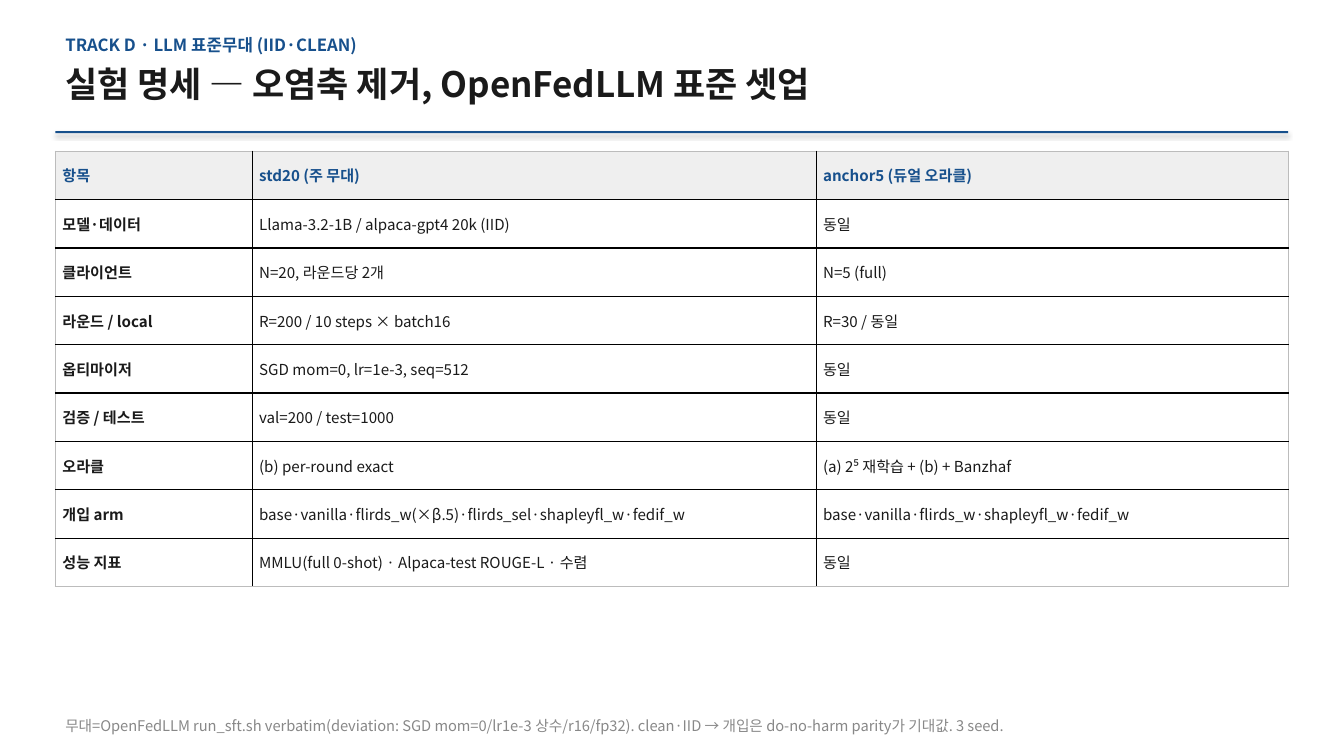
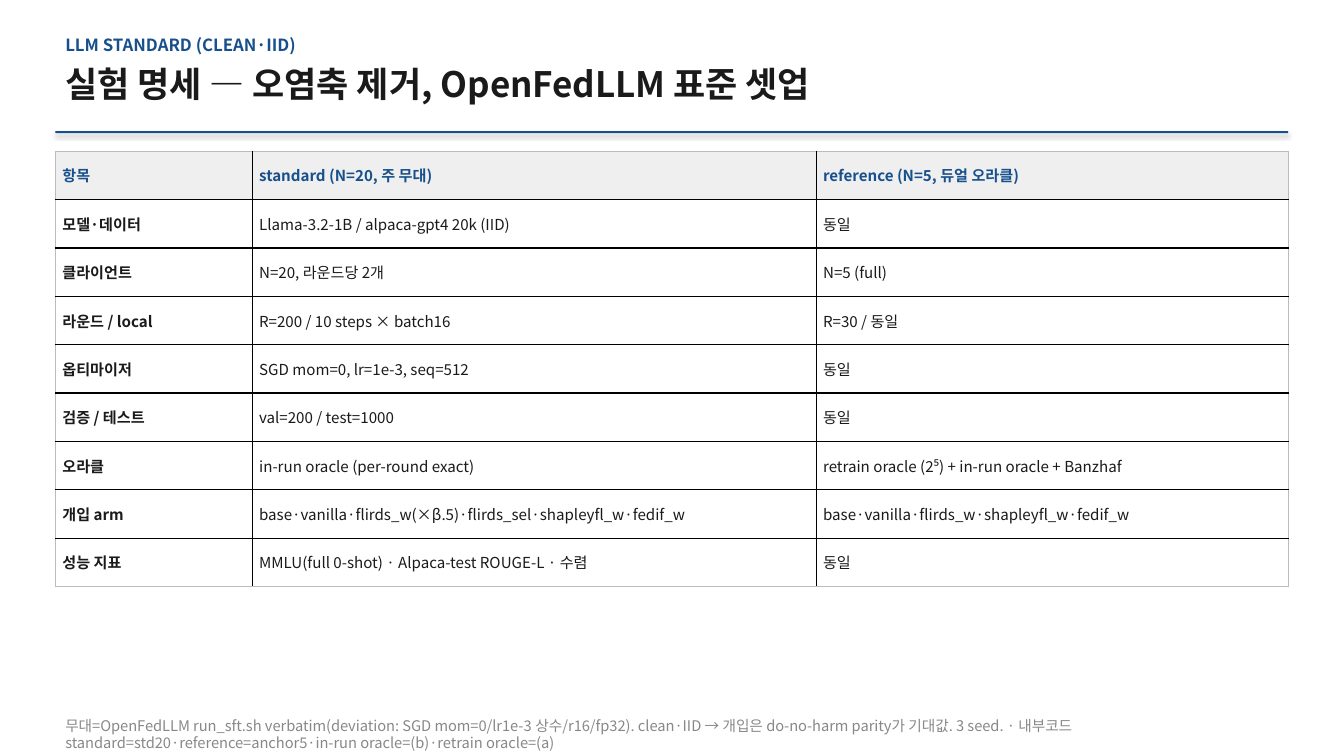
Before and after one commit to YongheeChoi/flirds, a slide deck: slide 13 of research-wiki/presentations/2026-06-results-report/flirds-results-2026-06.pptx. Drawn at 1344x756 pixels with LibreOffice and Linux fonts; fonts in the diff are those of the drawing. Boxes give left, top, right and bottom in pixels: in the first picture for what was removed or moved away, otherwise in the second. Text is boxed around its words. In the diff, an @@ line names an element or a change of style, - is before the commit and + after.

```diff
--- a/research-wiki/presentations/2026-06-results-report/flirds-results-2026-06.pptx
+++ b/research-wiki/presentations/2026-06-results-report/flirds-results-2026-06.pptx
@@ text at [65,37,296,55]: text changed @@
-TRACK D · LLM 표준무대 (IID·CLEAN)
+LLM STANDARD (CLEAN·IID)
@@ table at [55,151,1288,587] @@
-row 1, column 2: std20 (주 무대)
+row 1, column 2: standard (N=20, 주 무대)
-row 1, column 3: anchor5 (듀얼 오라클)
+row 1, column 3: reference (N=5, 듀얼 오라클)
-row 7, column 2: (b) per-round exact
+row 7, column 2: in-run oracle (per-round exact)
-row 7, column 3: (a) 2⁵ 재학습 + (b) + Banzhaf
+row 7, column 3: retrain oracle (2⁵) + in-run oracle + Banzhaf
@@ text at [65,719,1072,751]: text changed @@
-무대=OpenFedLLM run_sft.sh verbatim(deviation: SGD mom=0/lr1e-3 상수/r16/fp32). clean·IID → 개입은 do-no-harm parity가 기대값. 3 seed.
+무대=OpenFedLLM run_sft.sh verbatim(deviation: SGD mom=0/lr1e-3 상수/r16/fp32). clean·IID → 개입은 do-no-harm parity가 기대값. 3 seed. · 내부코드 standard=std20·reference=anchor5·in-run oracle=(b)·retrain oracle=(a)
```
Also in this commit, not shown: 15 other slides changed, 18 other files.
